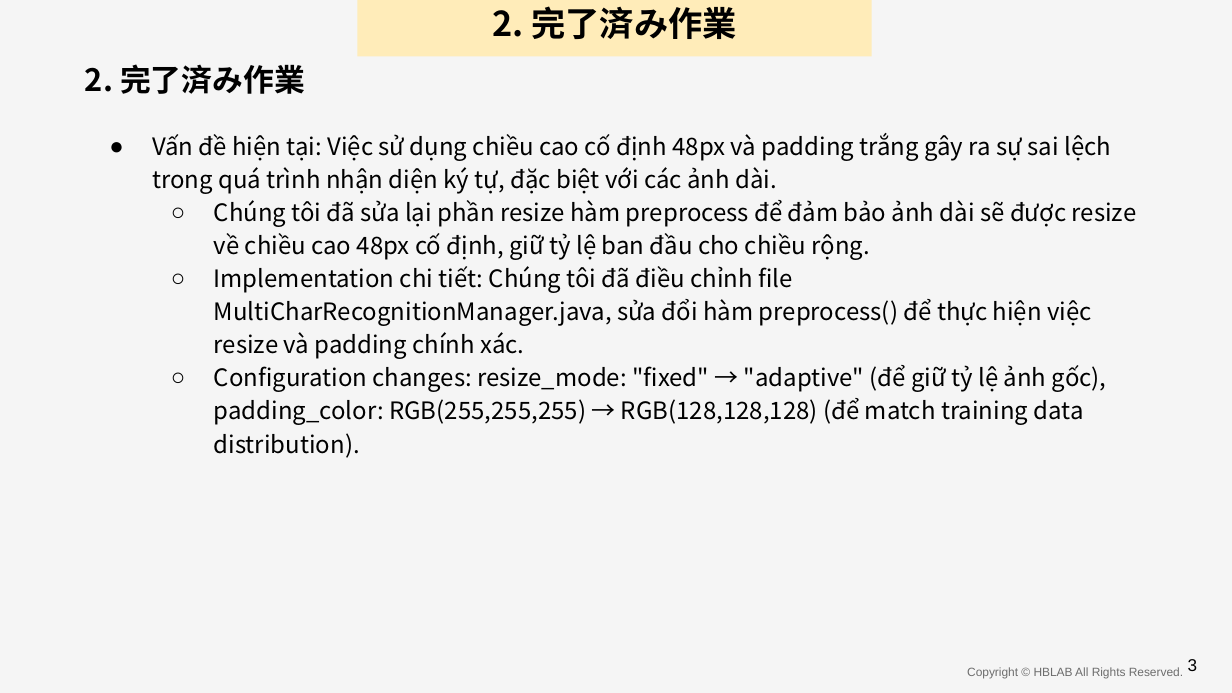
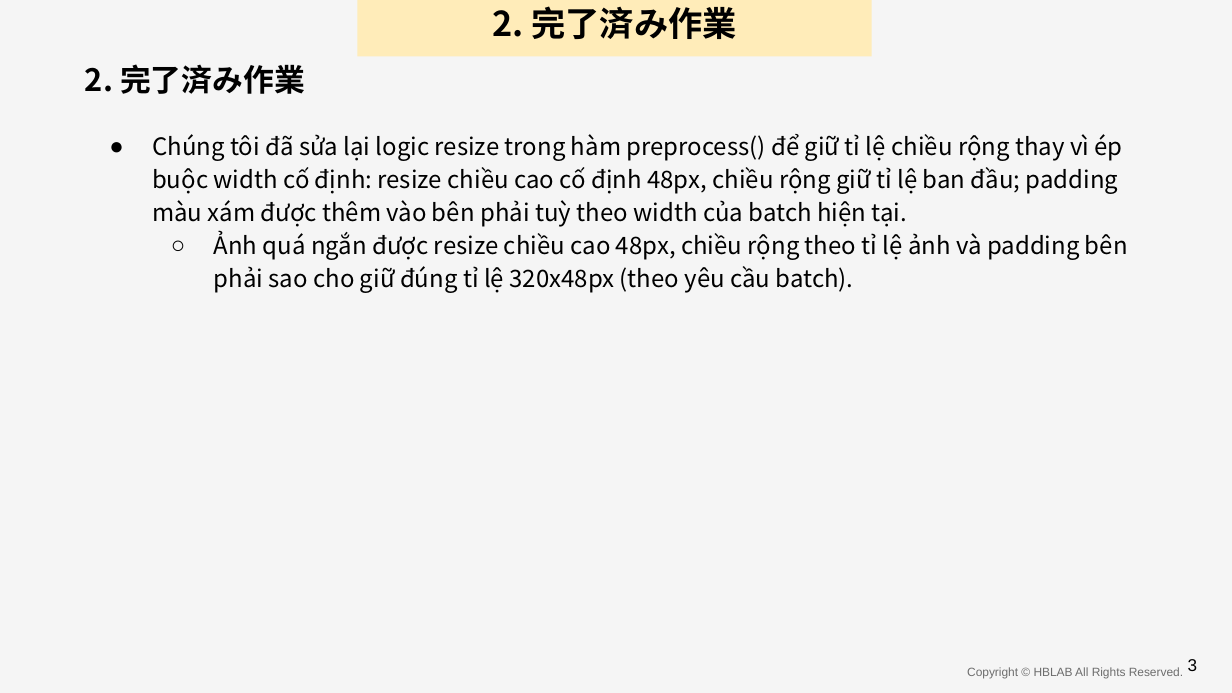
Before and after one commit to anhnvVNU/slide_maker, a slide deck: slide 14 of output/final_presentation.pptx (slide 18 before the commit). Drawn at 1232x693 pixels with LibreOffice and Linux fonts; fonts in the diff are those of the drawing; background and template pictures are left out. Boxes give left, top, right and bottom in pixels: in the first picture for what was removed or moved away, otherwise in the second. Text is boxed around its words. In the diff, an @@ line names an element or a change of style, - is before the commit and + after.

```diff
--- a/output/final_presentation.pptx
+++ b/output/final_presentation.pptx
@@ text at <box>152,134,1128,293</box>: text changed @@
-● Vấn đề hiện tại: Việc sử dụng chiều cao cố định 48px và padding trắng gây ra sự sai lệch trong quá trình nhận diện ký tự, đặc biệt với các ảnh dài.
-  ○ Chúng tôi đã sửa lại phần resize hàm preprocess để đảm bảo ảnh dài sẽ được resize về chiều cao 48px cố định, giữ tỷ lệ ban đầu cho chiều rộng.
-  ○ Implementation chi tiết: Chúng tôi đã điều chỉnh file MultiCharRecognitionManager.java, sửa đổi hàm preprocess() để thực hiện việc resize và padding chính xác.
-  ○ Configuration changes: resize_mode: "fixed" → "adaptive" (để giữ tỷ lệ ảnh gốc), padding_color: RGB(255,255,255) → RGB(128,128,128) (để match training data distribution).
+● Chúng tôi đã sửa lại logic resize trong hàm preprocess() để giữ tỉ lệ chiều rộng thay vì ép buộc width cố định: resize chiều cao cố định 48px, chiều rộng giữ tỉ lệ ban đầu; padding màu xám được thêm vào bên phải tuỳ theo width của batch hiện tại.
+  ○ Ảnh quá ngắn được resize chiều cao 48px, chiều rộng theo tỉ lệ ảnh và padding bên phải sao cho giữ đúng tỉ lệ 320x48px (theo yêu cầu batch).
```
Also in this commit, not shown: 12 other slides changed, 2 slides added, 7 slides removed, 11 other files.
